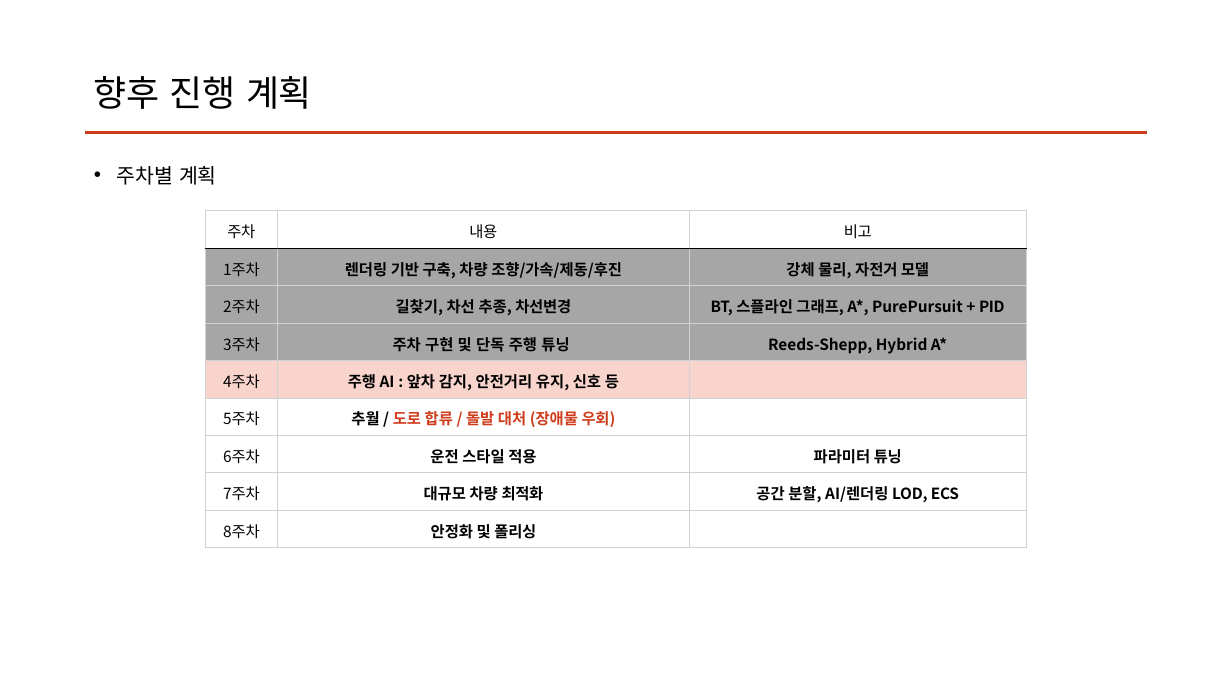
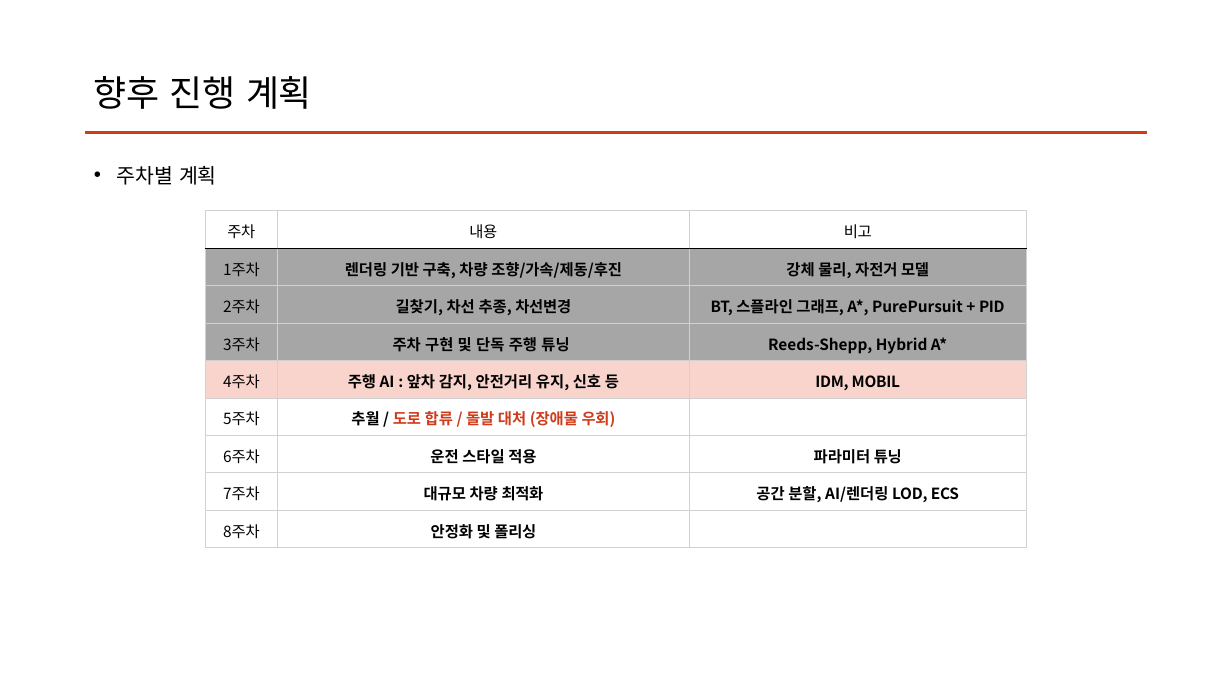
Before and after one commit to clwmrndl92/PA26-Car-Road-AI-Sim, a slide deck: slide 6 of Report/4주차.pptx. Drawn at 1232x693 pixels with LibreOffice and Linux fonts; fonts in the diff are those of the drawing. Boxes give left, top, right and bottom in pixels: in the first picture for what was removed or moved away, otherwise in the second. Text is boxed around its words. In the diff, an @@ line names an element or a change of style, - is before the commit and + after.

```diff
--- a/Report/4주차.pptx
+++ b/Report/4주차.pptx
@@ table at [205, 211, 1027, 548] @@
-row 5, column 3: 
+row 5, column 3: IDM, MOBIL
```
Also in this commit, not shown: 1 other slide changed, 6 other files.
